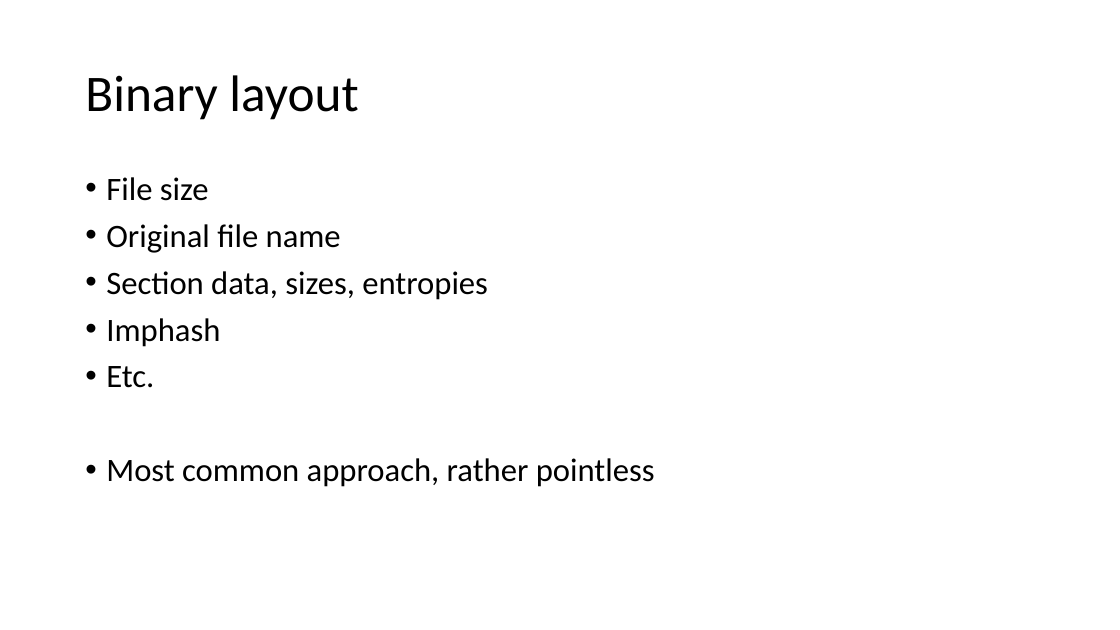
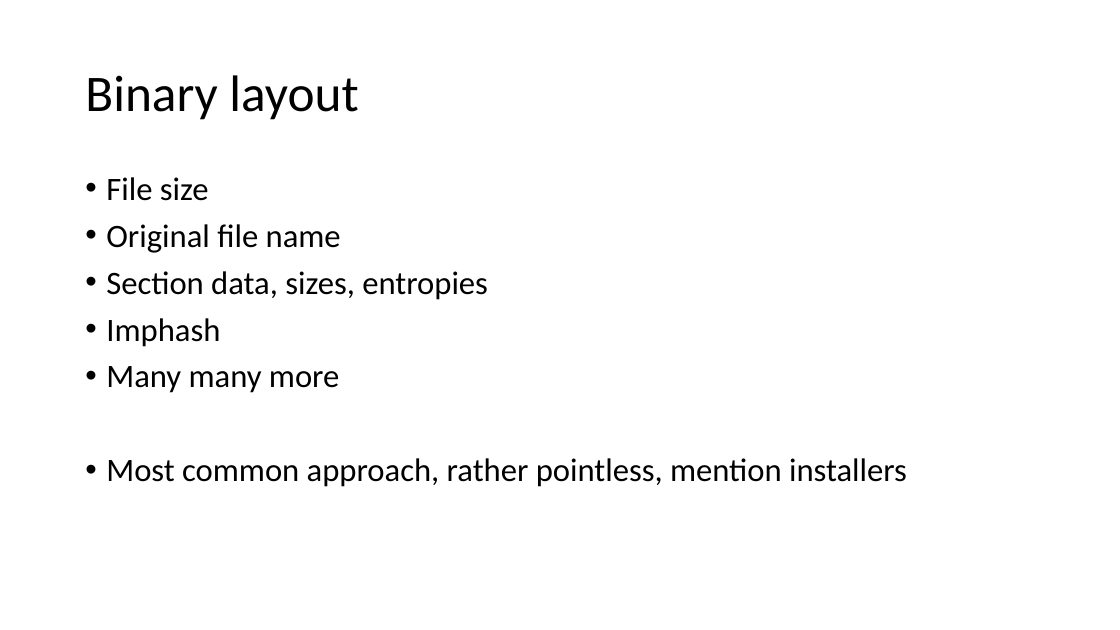
Before and after one commit to pinkflawd/IoCannon, a slide deck: slide 16 of draft.pptx (slide 11 before the commit). Drawn at 1120x630 pixels with LibreOffice and Linux fonts; fonts in the diff are those of the drawing. Boxes give left, top, right and bottom in pixels: in the first picture for what was removed or moved away, otherwise in the second. Text is boxed around its words. In the diff, an @@ line names an element or a change of style, - is before the commit and + after.

```diff
--- a/draft.pptx
+++ b/draft.pptx
@@ text at (106,366,907,487): text changed @@
-• Etc.
-• Most common approach, rather pointless
+• Many many more
+• Most common approach, rather pointless, mention installers
```
Also in this commit, not shown: 5 other slides changed, 9 slides added, 5 slides removed.
